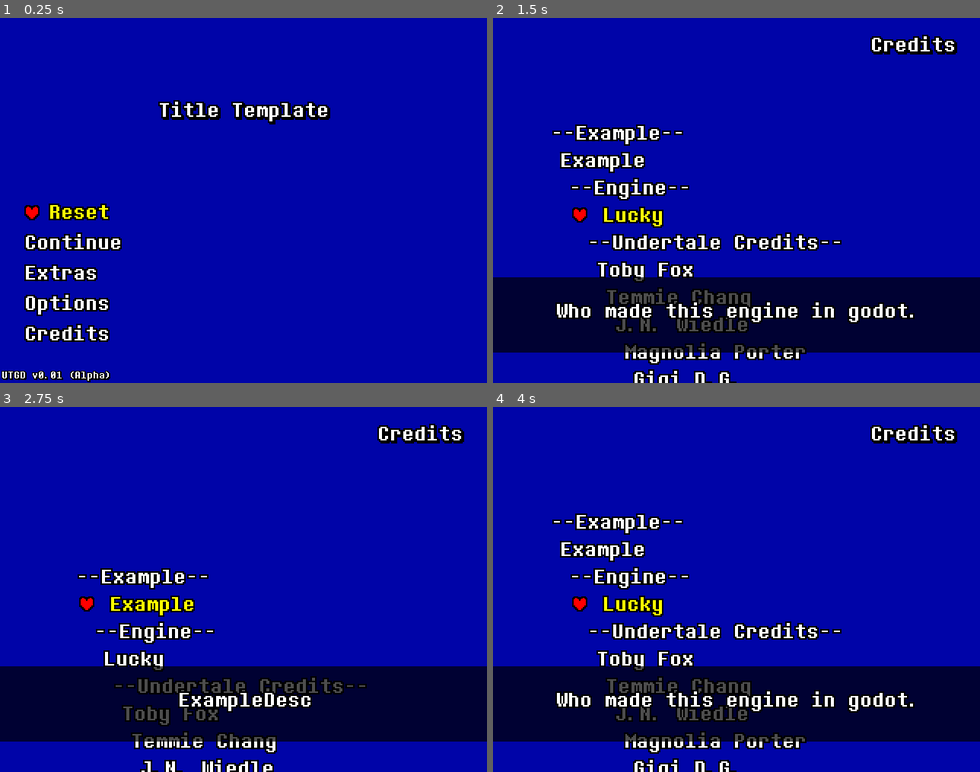
Above: before the commit, frames 1-4 (two rows, left to right).
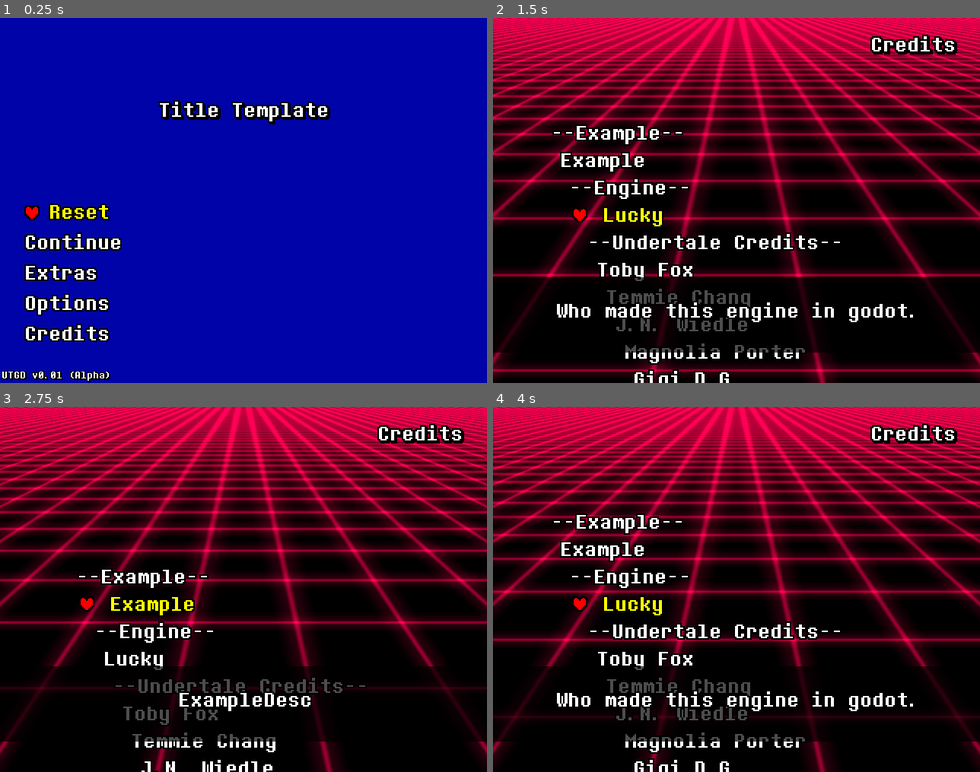
Above: after the commit, the same moments.

Repository: LuckyAzure/UTGD-JSON-Lucky
Game: Godot game, scene res://src/scenes/title/title.tscn
The game is run twice, just before and just after one commit, with the same random seed, the same clock (stepped at 60 frames per second) and the same inputs.
Inputs:
- Up to frame 1 (0.25 s): no input
- Up to frame 2 (1.5 s): tap Enter at 0.5 s; hold Up (Up) 0.53-1.28 s; tap Y (Confirm) at 0.6, 1.35 s; hold Down (Down) from 1.28 s (still down)
- Up to frame 3 (2.75 s): release Down (Down) at 2.03 s; hold Up (Up) from 2.03 s (still down); tap Y (Confirm) at 2.1 s
- Up to frame 4 (4 s): tap Y (Confirm) at 2.85, 3.6 s; release Up (Up) at 3.53 s; hold Down (Down) from 3.53 s (still down)

The runs differ from the first frame. In frame 1, 0.5% of the frame differs, in the area x 5-68%, y 22-89%; in frame 2, 89%; in frame 3, 92%, in the area x 0-100%, y 0-100%; in frame 4, 89%.

Commit message:
coolio effect

Diff:
--- a/project.godot
+++ b/project.godot
@@ -35,24 +35,32 @@
 "deadzone": 0.5,
 "events": [Object(InputEventKey,"resource_local_to_scene":false,"resource_name":"","device":-1,"window_id":0,"alt_press …(182 unchanged characters)…
 , Object(InputEventKey,"resource_local_to_scene":false,"resource_name":"","device":-1,"window_id":0,"alt_pressed":false,"shift_pressed":false,"ctrl_pressed":false,"meta_pressed":false,"pressed":false,"keycode":0,"physical_keycode":87,"key_label":0,"unicode":119,"echo":false,"script":null)
+, Object(InputEventJoypadMotion,"resource_local_to_scene":false,"resource_name":"","device":-1,"axis":1,"axis_value":-1.0,"script":null)
+, Object(InputEventJoypadButton,"resource_local_to_scene":false,"resource_name":"","device":-1,"button_index":11,"pressure":0.0,"pressed":false,"script":null)
 ]
 }
 Down={
 "deadzone": 0.5,
 "events": [Object(InputEventKey,"resource_local_to_scene":false,"resource_name":"","device":-1,"window_id":0,"alt_press …(182 unchanged characters)…
 , Object(InputEventKey,"resource_local_to_scene":false,"resource_name":"","device":-1,"window_id":0,"alt_pressed":false,"shift_pressed":false,"ctrl_pressed":false,"meta_pressed":false,"pressed":false,"keycode":0,"physical_keycode":83,"key_label":0,"unicode":115,"echo":false,"script":null)
+, Object(InputEventJoypadMotion,"resource_local_to_scene":false,"resource_name":"","device":-1,"axis":1,"axis_value":1.0,"script":null)
+, Object(InputEventJoypadButton,"resource_local_to_scene":false,"resource_name":"","device":-1,"button_index":12,"pressure":0.0,"pressed":false,"script":null)
 ]
 }
 Left={
 "deadzone": 0.5,
 "events": [Object(InputEventKey,"resource_local_to_scene":false,"resource_name":"","device":-1,"window_id":0,"alt_press …(182 unchanged characters)…
 , Object(InputEventKey,"resource_local_to_scene":false,"resource_name":"","device":-1,"window_id":0,"alt_pressed":false,"shift_pressed":false,"ctrl_pressed":false,"meta_pressed":false,"pressed":false,"keycode":0,"physical_keycode":65,"key_label":0,"unicode":97,"echo":false,"script":null)
+, Object(InputEventJoypadMotion,"resource_local_to_scene":false,"resource_name":"","device":-1,"axis":0,"axis_value":-1.0,"script":null)
+, Object(InputEventJoypadButton,"resource_local_to_scene":false,"resource_name":"","device":-1,"button_index":13,"pressure":0.0,"pressed":false,"script":null)
 ]
 }
 Right={
 "deadzone": 0.5,
 "events": [Object(InputEventKey,"resource_local_to_scene":false,"resource_name":"","device":-1,"window_id":0,"alt_press …(182 unchanged characters)…
 , Object(InputEventKey,"resource_local_to_scene":false,"resource_name":"","device":-1,"window_id":0,"alt_pressed":false,"shift_pressed":false,"ctrl_pressed":false,"meta_pressed":false,"pressed":false,"keycode":0,"physical_keycode":68,"key_label":0,"unicode":100,"echo":false,"script":null)
+, Object(InputEventJoypadMotion,"resource_local_to_scene":false,"resource_name":"","device":-1,"axis":0,"axis_value":1.0,"script":null)
+, Object(InputEventJoypadButton,"resource_local_to_scene":false,"resource_name":"","device":-1,"button_index":14,"pressure":0.0,"pressed":false,"script":null)
 ]
 }
 Confirm={
@@ -60,6 +68,7 @@
 "events": [Object(InputEventKey,"resource_local_to_scene":false,"resource_name":"","device":-1,"window_id":0,"alt_pressed":false,"shift_pressed":false,"ctrl_pressed":false,"meta_pressed":false,"pressed":false,"keycode":0,"physical_keycode":89,"key_label":0,"unicode":122,"echo":false,"script":null)
 , Object(InputEventKey,"resource_local_to_scene":false,"resource_name":"","device":-1,"window_id":0,"alt_pressed":false,"shift_pressed":false,"ctrl_pressed":false,"meta_pressed":false,"pressed":false,"keycode":0,"physical_keycode":4194309,"key_label":0,"unicode":0,"echo":false,"script":null)
 , Object(InputEventKey,"resource_local_to_scene":false,"resource_name":"","device":-1,"window_id":0,"alt_pressed":false,"shift_pressed":false,"ctrl_pressed":false,"meta_pressed":false,"pressed":false,"keycode":0,"physical_keycode":74,"key_label":0,"unicode":106,"echo":false,"script":null)
+, Object(InputEventJoypadButton,"resource_local_to_scene":false,"resource_name":"","device":-1,"button_index":0,"pressure":0.0,"pressed":false,"script":null)
 ]
 }
 Cancel={
@@ -67,6 +76,7 @@
 "events": [Object(InputEventKey,"resource_local_to_scene":false,"resource_name":"","device":-1,"window_id":0,"alt_pressed":false,"shift_pressed":false,"ctrl_pressed":false,"meta_pressed":false,"pressed":false,"keycode":0,"physical_keycode":88,"key_label":0,"unicode":120,"echo":false,"script":null)
 , Object(InputEventKey,"resource_local_to_scene":false,"resource_name":"","device":-1,"window_id":0,"alt_pressed":false,"shift_pressed":false,"ctrl_pressed":false,"meta_pressed":false,"pressed":false,"keycode":0,"physical_keycode":4194325,"key_label":0,"unicode":0,"echo":false,"script":null)
 , Object(InputEventKey,"resource_local_to_scene":false,"resource_name":"","device":-1,"window_id":0,"alt_pressed":false,"shift_pressed":false,"ctrl_pressed":false,"meta_pressed":false,"pressed":false,"keycode":0,"physical_keycode":75,"key_label":0,"unicode":107,"echo":false,"script":null)
+, Object(InputEventJoypadButton,"resource_local_to_scene":false,"resource_name":"","device":-1,"button_index":1,"pressure":0.0,"pressed":false,"script":null)
 ]
 }
 "Menu (In-Game)"={
@@ -74,16 +84,19 @@
 "events": [Object(InputEventKey,"resource_local_to_scene":false,"resource_name":"","device":-1,"window_id":0,"alt_pressed":false,"shift_pressed":false,"ctrl_pressed":false,"meta_pressed":false,"pressed":false,"keycode":0,"physical_keycode":67,"key_label":0,"unicode":99,"echo":false,"script":null)
 , Object(InputEventKey,"resource_local_to_scene":false,"resource_name":"","device":-1,"window_id":0,"alt_pressed":false,"shift_pressed":false,"ctrl_pressed":false,"meta_pressed":false,"pressed":false,"keycode":0,"physical_keycode":4194326,"key_label":0,"unicode":0,"echo":false,"script":null)
 , Object(InputEventKey,"resource_local_to_scene":false,"resource_name":"","device":-1,"window_id":0,"alt_pressed":false,"shift_pressed":false,"ctrl_pressed":false,"meta_pressed":false,"pressed":false,"keycode":0,"physical_keycode":76,"key_label":0,"unicode":108,"echo":false,"script":null)
+, Object(InputEventJoypadButton,"resource_local_to_scene":false,"resource_name":"","device":-1,"button_index":3,"pressure":0.0,"pressed":false,"script":null)
 ]
 }
 Fullscreen={
 "deadzone": 0.5,
 "events": [Object(InputEventKey,"resource_local_to_scene":false,"resource_name":"","device":-1,"window_id":0,"alt_press …(182 unchanged characters)…
+, Object(InputEventJoypadButton,"resource_local_to_scene":false,"resource_name":"","device":-1,"button_index":4,"pressure":0.0,"pressed":false,"script":null)
 ]
 }
 Quit={
 "deadzone": 0.5,
 "events": [Object(InputEventKey,"resource_local_to_scene":false,"resource_name":"","device":-1,"window_id":0,"alt_press …(182 unchanged characters)…
+, Object(InputEventJoypadButton,"resource_local_to_scene":false,"resource_name":"","device":-1,"button_index":6,"pressure":0.0,"pressed":false,"script":null)
 ]
 }
 
--- a/src/scenes/credits/credits.gd
+++ b/src/scenes/credits/credits.gd
@@ -52,6 +52,7 @@
 func _process(delta):
 	if !selected:
 		if Input.is_action_just_pressed("Up"):
+			$CanvasLayer/Desc.modulate.a = 0
 			$Sounds/Switch.play(0)
 			if select > 0:
 				select -= 1
@@ -62,6 +63,7 @@
 			else:
 				select = creditsData.size() - 1
 		elif Input.is_action_just_pressed("Down"):
+			$CanvasLayer/Desc.modulate.a = 0
 			$Sounds/Switch.play(0)
 			if select < creditsData.size() - 1:
 				select += 1
@@ -79,3 +81,4 @@
 			get_tree().change_scene_to_file("res://src/scenes/title/title.tscn")
 
 	$CanvasLayer/Desc.text = creditsData[select][1]
+	$CanvasLayer/Desc.modulate.a = lerp($CanvasLayer/Desc.modulate.a, 1.0, 15.0 * delta)
--- a/src/scenes/credits/credits.tscn
+++ b/src/scenes/credits/credits.tscn
@@ -1,12 +1,22 @@
-[gd_scene load_steps=11 format=3 uid="uid://1jqtk4kqt7p4"]
+[gd_scene load_steps=12 format=3 uid="uid://1jqtk4kqt7p4"]
 
 [ext_resource type="Shader" path="res://src/shaders/outline.gdshader" id="1_gdir4"]
 [ext_resource type="Script" path="res://src/scenes/credits/credits.gd" id="1_hdxpa"]
 [ext_resource type="FontFile" uid="uid://dk56m0bqtpgj4" path="res://iso/fonts/determinationmonoweb-webfont.ttf" id="2_f77a3"]
 [ext_resource type="AudioStream" uid="uid://cmofvrlunrq53" path="res://iso/sounds/select_delayed.wav" id="2_l2cte"]
 [ext_resource type="AudioStream" uid="uid://creh4pd5ljd7k" path="res://iso/sounds/Select.wav" id="3_fayq5"]
+[ext_resource type="Shader" path="res://src/scenes/credits/effect.gdshader" id="4_adk3l"]
 [ext_resource type="Shader" path="res://src/shaders/outlinesprite.gdshader" id="6_cusyx"]
 [ext_resource type="Texture2D" uid="uid://cxj36n5drw1bj" path="res://iso/images/soul/Soul.png" id="7_dl833"]
+
+[sub_resource type="ShaderMaterial" id="ShaderMaterial_c5yjv"]
+shader = ExtResource("4_adk3l")
+shader_parameter/battery = 1.0
+shader_parameter/anchor = -0.5
+shader_parameter/speed_scale = 1.0
+shader_parameter/fov = 0.01
+shader_parameter/background_color = Color(0, 0, 0, 1)
+shader_parameter/grid_color = Color(0.431373, 0, 0.133333, 1)
 
 [sub_resource type="ShaderMaterial" id="ShaderMaterial_n8rvk"]
 shader = ExtResource("1_gdir4")
@@ -18,9 +28,6 @@
 shader_parameter/pattern = 2
 shader_parameter/inside = false
 shader_parameter/add_margins = true
-
-[sub_resource type="ShaderMaterial" id="ShaderMaterial_t8th0"]
-shader = ExtResource("1_gdir4")
 
 [node name="Credits" type="Node2D"]
 script = ExtResource("1_hdxpa")
@@ -34,6 +41,7 @@
 stream = ExtResource("3_fayq5")
 
 [node name="ColorRect" type="ColorRect" parent="."]
+material = SubResource("ShaderMaterial_c5yjv")
 offset_right = 640.0
 offset_bottom = 480.0
 color = Color(0, 0.0156863, 0.658824, 1)
@@ -72,7 +80,6 @@
 color = Color(0, 0, 0, 0.698039)
 
 [node name="Desc" type="Label" parent="CanvasLayer"]
-material = SubResource("ShaderMaterial_t8th0")
 offset_left = 16.0
 offset_top = 356.0
 offset_right = 323.0
--- /dev/null
+++ b/src/scenes/credits/effect.gdshader
@@ -0,0 +1,28 @@
+shader_type canvas_item;
+
+uniform float battery : hint_range(0.0,1.0) = 1.0;
+uniform float anchor : hint_range(-1.0,1.0) = -0.5;
+uniform float speed_scale : hint_range(1.0, 10.0) = 1.0;
+uniform float fov : hint_range(0.01, 1.0) = 0.2;
+uniform vec4 background_color : source_color = vec4(0.0, 0.1, 0.2, 1.0);
+uniform vec4 grid_color : source_color = vec4(1.0, 0.5, 1.0, 1.0);
+
+float grid(vec2 uv, float batt) {
+    vec2 size = vec2(uv.y, uv.y * uv.y * 0.2) * 0.01;
+    uv += vec2(0.0, TIME * speed_scale * (batt + 0.05));
+    uv = abs(fract(uv) - 0.5);
+ 	vec2 lines = smoothstep(size, vec2(0.0), uv);
+ 	lines += smoothstep(size * 5.0, vec2(0.0), uv) * 0.4 * batt;
+    return clamp(lines.x + lines.y, 0.0, 3.0);
+}
+
+void fragment() {
+	vec2 uv = UV;
+	vec4 col = background_color;
+    uv.y = 3.0 / (abs(uv.y + fov) + 0.05);
+	uv.x += anchor;
+    uv.x *= uv.y * 1.0;
+    float gridVal = grid(uv, battery);
+    col = mix(background_color, grid_color, gridVal);
+	COLOR = col;
+}
--- a/src/scenes/title/title.tscn
+++ b/src/scenes/title/title.tscn
@@ -9,9 +9,6 @@
 [ext_resource type="Shader" path="res://src/shaders/outlinesprite.gdshader" id="4_nf5d2"]
 [ext_resource type="AudioStream" uid="uid://cswbt26m5r8d7" path="res://iso/music/Psychosis..wav" id="8_oddi5"]
 
-[sub_resource type="ShaderMaterial" id="ShaderMaterial_g0u35"]
-shader = ExtResource("1_w3bkh")
-
 [sub_resource type="ShaderMaterial" id="ShaderMaterial_k6var"]
 shader = ExtResource("4_nf5d2")
 shader_parameter/color = Color(0, 0, 0, 1)
@@ -19,6 +16,9 @@
 shader_parameter/pattern = 2
 shader_parameter/inside = false
 shader_parameter/add_margins = true
+
+[sub_resource type="ShaderMaterial" id="ShaderMaterial_g0u35"]
+shader = ExtResource("1_w3bkh")
 
 [node name="Title" type="Node2D"]
 script = ExtResource("1_vgpnl")
@@ -37,7 +37,6 @@
 color = Color(0, 0.0156863, 0.658824, 1)
 
 [node name="Title" type="Label" parent="."]
-material = SubResource("ShaderMaterial_g0u35")
 offset_top = 70.0
 offset_right = 321.0
 offset_bottom = 122.0
@@ -55,7 +54,6 @@
 vertical_alignment = 1
 
 [node name="Reset" type="Label" parent="."]
-material = SubResource("ShaderMaterial_g0u35")
 offset_left = 65.0
 offset_top = 236.0
 offset_right = 193.0
@@ -72,7 +70,6 @@
 vertical_alignment = 1
 
 [node name="Continue" type="Label" parent="."]
-material = SubResource("ShaderMaterial_g0u35")
 offset_left = 38.0
 offset_top = 276.0
 offset_right = 166.0
@@ -89,7 +86,6 @@
 vertical_alignment = 1
 
 [node name="Extras" type="Label" parent="."]
-material = SubResource("ShaderMaterial_g0u35")
 offset_left = 38.0
 offset_top = 316.0
 offset_right = 166.0
@@ -106,7 +102,6 @@
 vertical_alignment = 1
 
 [node name="Options" type="Label" parent="."]
-material = SubResource("ShaderMaterial_g0u35")
 offset_left = 38.0
 offset_top = 356.0
 offset_right = 166.0
@@ -123,7 +118,6 @@
 vertical_alignment = 1
 
 [node name="Credits" type="Label" parent="."]
-material = SubResource("ShaderMaterial_g0u35")
 offset_left = 38.0
 offset_top = 396.0
 offset_right = 166.0
